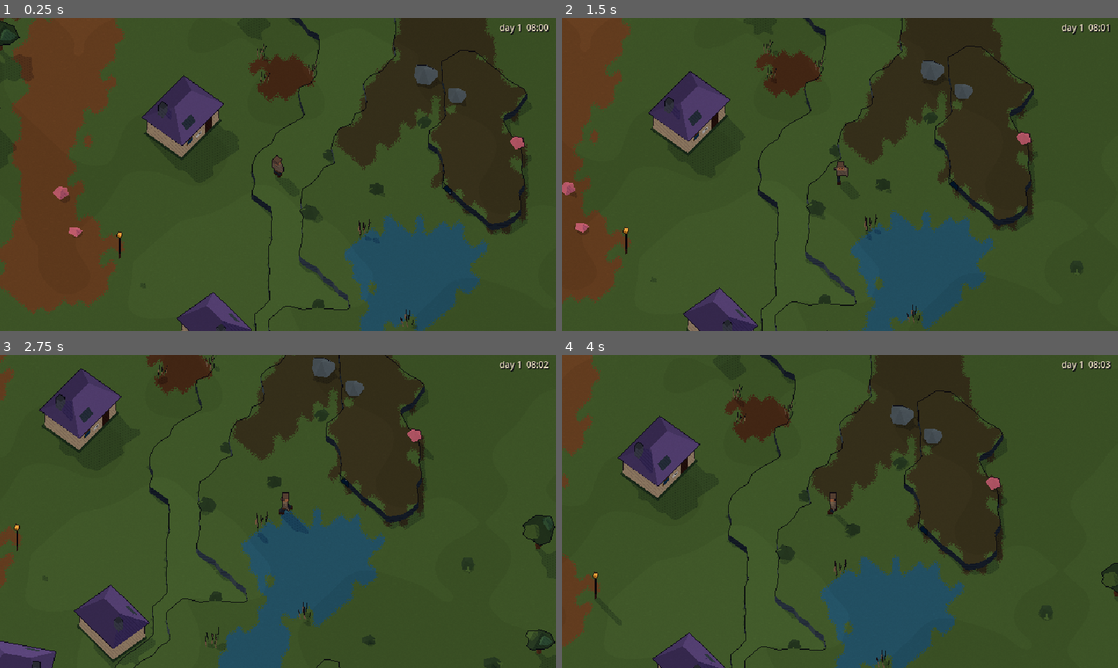
Above: before the commit, frames 1-4 (two rows, left to right).
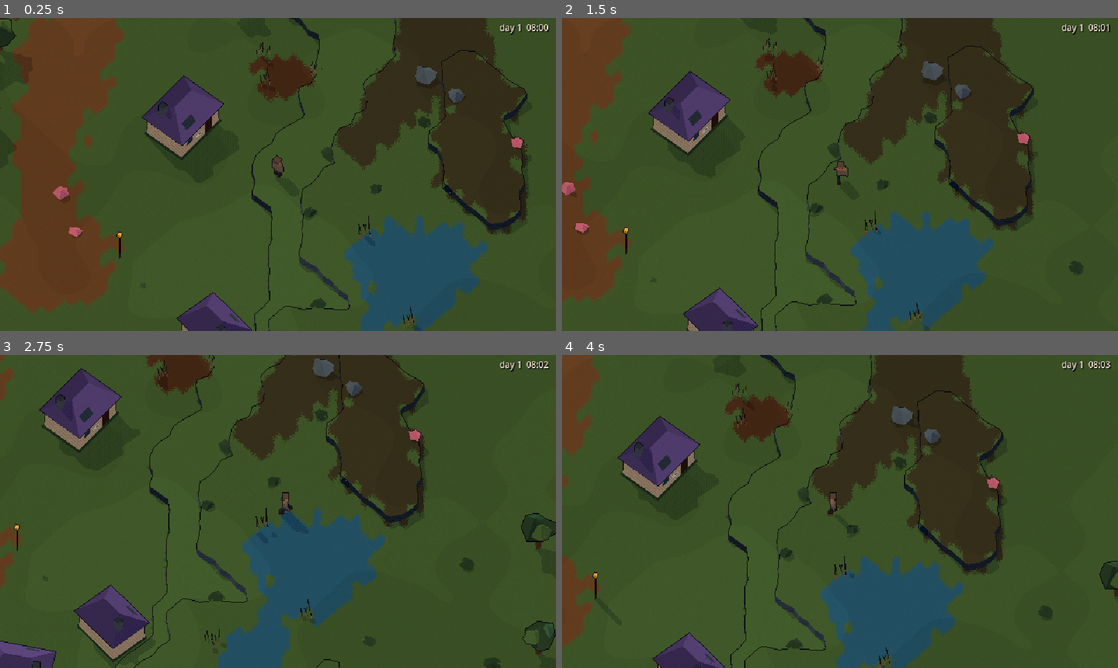
Above: after the commit, the same moments.

Repository: Xaxis/unspent-ortho
Game: Godot game, scene res://src/main.tscn
The game is run twice, just before and just after one commit, with the same random seed, the same clock (stepped at 60 frames per second) and the same inputs.
Inputs:
- Up to frame 1 (0.25 s): no input
- Up to frame 2 (1.5 s): tap Enter at 0.5 s; hold D (move_right) 0.53-1.28 s; tap F (lamp) at 0.6 s; hold S (move_down) from 1.28 s (still down); tap Shift (dodge) at 1.35 s
- Up to frame 3 (2.75 s): tap F (lamp) at 1.55, 2.1 s; release S (move_down) at 2.03 s; hold D (move_right) from 2.03 s (still down)
- Up to frame 4 (4 s): release D (move_right) at 2.78 s; hold W (move_up) 2.78-3.53 s; tap Space (swing) at 2.85 s; tap F (lamp) at 3.05, 3.6 s; hold A (move_left) from 3.53 s (still down)

The runs differ from the first frame. In frame 1, 0.6% of the frame differs, in the area x 0-95%, y 0-100%; in frame 2, 0.5%; in frame 3, 1.0%, in the area x 28-100%, y 0-100%; in frame 4, 0.6%.

Commit message:
Measure seams only as far as the fade reaches
The seam fade saturates a few cells out, so a capped breadth-first spread
replaces a full distance transform. The map draws falls and bridges as
small marks, since there are dozens.

Diff:
--- a/src/core/worldgen/gen_countries.gd
+++ b/src/core/worldgen/gen_countries.gd
@@ -453,7 +453,13 @@
 				if (own_h[k + 1] == own and r != 0 and r != o) or (own_h[k + hw] == own and dn != 0 and dn != o) or (own_h[k - 1] == own and l != 0 and l != o) or (own_h[k - hw] == own and u != 0 and u != o):
 					seam[k] = 1
 	)
-	var seam_d := GenFields.upsample(GenFields.distance8(seam, hw, 64.0), hw, 2, size)
+	# Only the first few cells from a seam matter to the fade.
+	var seam_img := Image.create_from_data(hw, hw, false, Image.FORMAT_L8, GenFields.near_steps(seam, hw, 5))
+	seam_img.convert(Image.FORMAT_RF)
+	seam_img.resize(hw * 2, hw * 2, Image.INTERPOLATE_BILINEAR)
+	if hw * 2 != size:
+		seam_img.crop(size, size)
+	var seam_d := seam_img.get_data().to_float32_array()
 	GenFields.rows(size, func(y0: int, y1: int) -> void:
 		for y in range(y0, y1):
 			var row := y * size
@@ -480,7 +486,7 @@
 				if other == Country.BURNING:
 					# Ash blows further out of the Burning than anything else travels.
 					width *= 1.6
-				var fade := maxf(clampf((seam_d[i] * 2.0 - 1.0) / 8.0, 0.0, 1.0), 1.0 - d / 2.0)
+				var fade := maxf(clampf((seam_d[i] * 510.0 - 1.0) / 8.0, 0.0, 1.0), 1.0 - d / 2.0)
 				blend[i] = (0.5 - 0.5 * d / width) * fade if d < width else 0.0
 	)
 
--- a/tools/gd/map.gd
+++ b/tools/gd/map.gd
@@ -52,6 +52,10 @@
 			_segment(img, w.props[ids[j]].pos * scale, w.props[ids[j + 1]].pos * scale, col)
 	for m in w.landmarks:
 		var p: Vector2 = m.pos * scale
+		if m.kind == &"falls" or m.kind == &"bridge":
+			# Small marks: there are many, and they sit on rivers.
+			img.fill_rect(Rect2i(int(p.x) - 1, int(p.y) - 1, 3, 3), Palette.RIME[5] if m.kind == &"falls" else Palette.INK[0])
+			continue
 		img.fill_rect(Rect2i(int(p.x) - 3, int(p.y) - 3, 7, 7), Palette.INK[0])
 		img.fill_rect(Rect2i(int(p.x) - 2, int(p.y) - 2, 5, 5), Palette.COPPER[4])
 	for v in w.villages:
